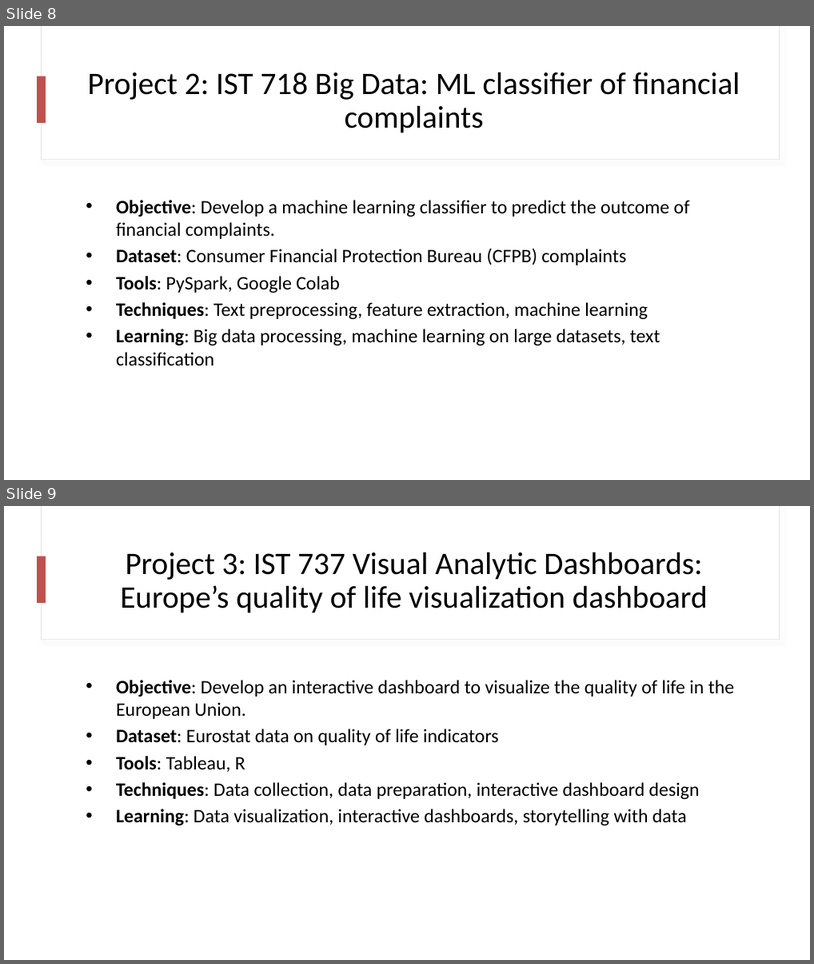
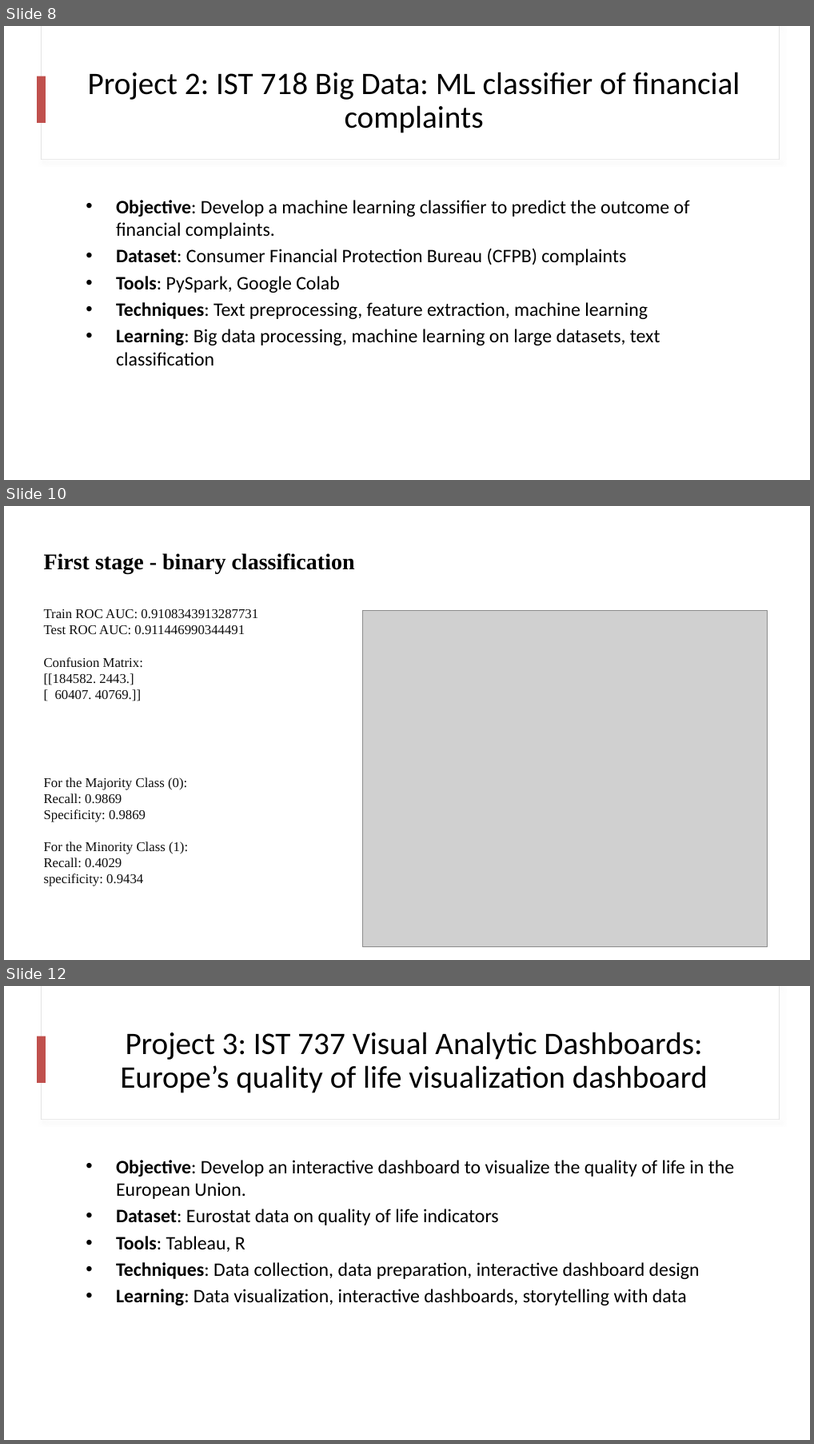
Before and after one commit to francoarenas91/IST782_Appled_Portfolio, a slide deck: presentation_final.pptx. Shown one above the other, each under a label of ours: slides 8 and 9 before the commit, slides 8, 10 and 12 after it; the slides between them are not shown. The pictures are 814x964 and 814x1444 pixels, drawn with LibreOffice and Linux fonts; fonts in the diff are those of the drawing; grey boxes stand for pictures. Boxes give left, top, right and bottom in pixels: in the first picture for what was removed or moved away, otherwise in the second. Text is boxed around its words. In the diff, an @@ line names an element or a change of style, - is before the commit and + after.

```diff
--- a/presentation_final.pptx
+++ b/presentation_final.pptx
@@ slide 10 added at [4,506,810,960], background #FFFFFF @@
@@ text added at [44,553,355,573], 20 pt, text #000000, bold @@
+First stage - binary classification
@@ text added at [44,609,258,701], 12 pt, text #0D0D0D @@
+Train ROC AUC: 0.9108343913287731
+Test ROC AUC: 0.911446990344491
+Confusion Matrix:
+[[184582. 2443.]
+[ 60407. 40769.]]
@@ picture added at [363,611,768,946] @@
@@ text added at [44,777,188,886], 12 pt, text #0D0D0D @@
+For the Majority Class (0):
+Recall: 0.9869
+Specificity: 0.9869
+For the Minority Class (1):
+Recall: 0.4029
+specificity: 0.9434
@@ what was slide 9 is now slide 12 @@
```
Also in this commit, not shown: 1 slide changed, 2 other slides added, 3 other files.
